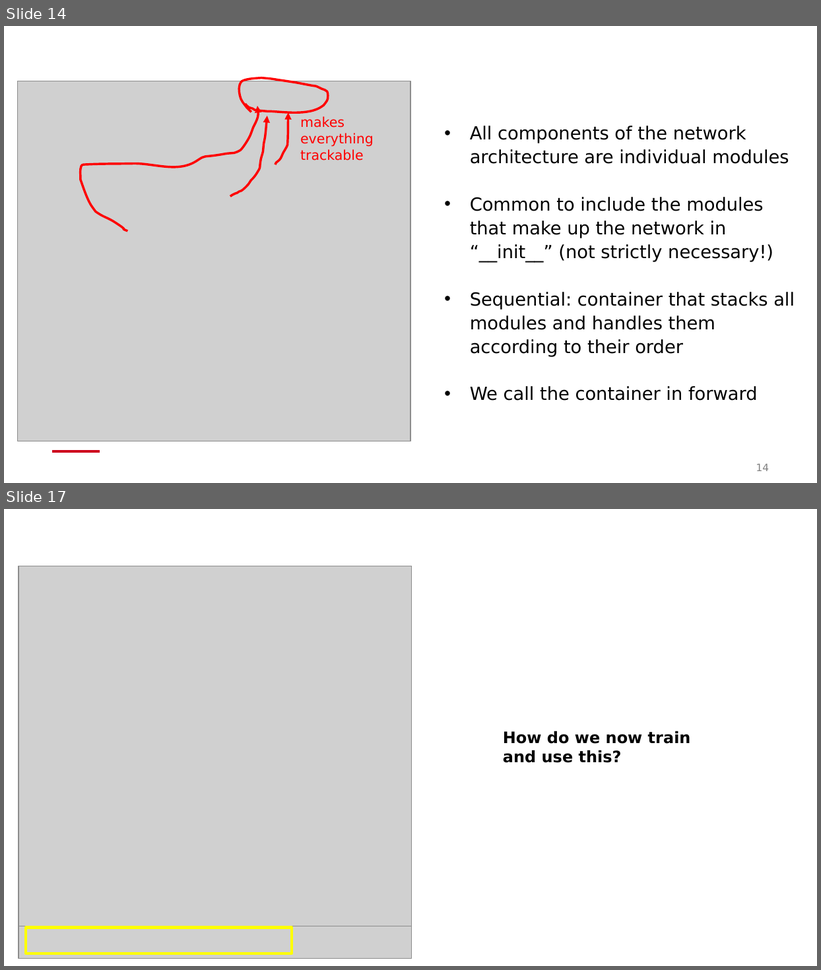
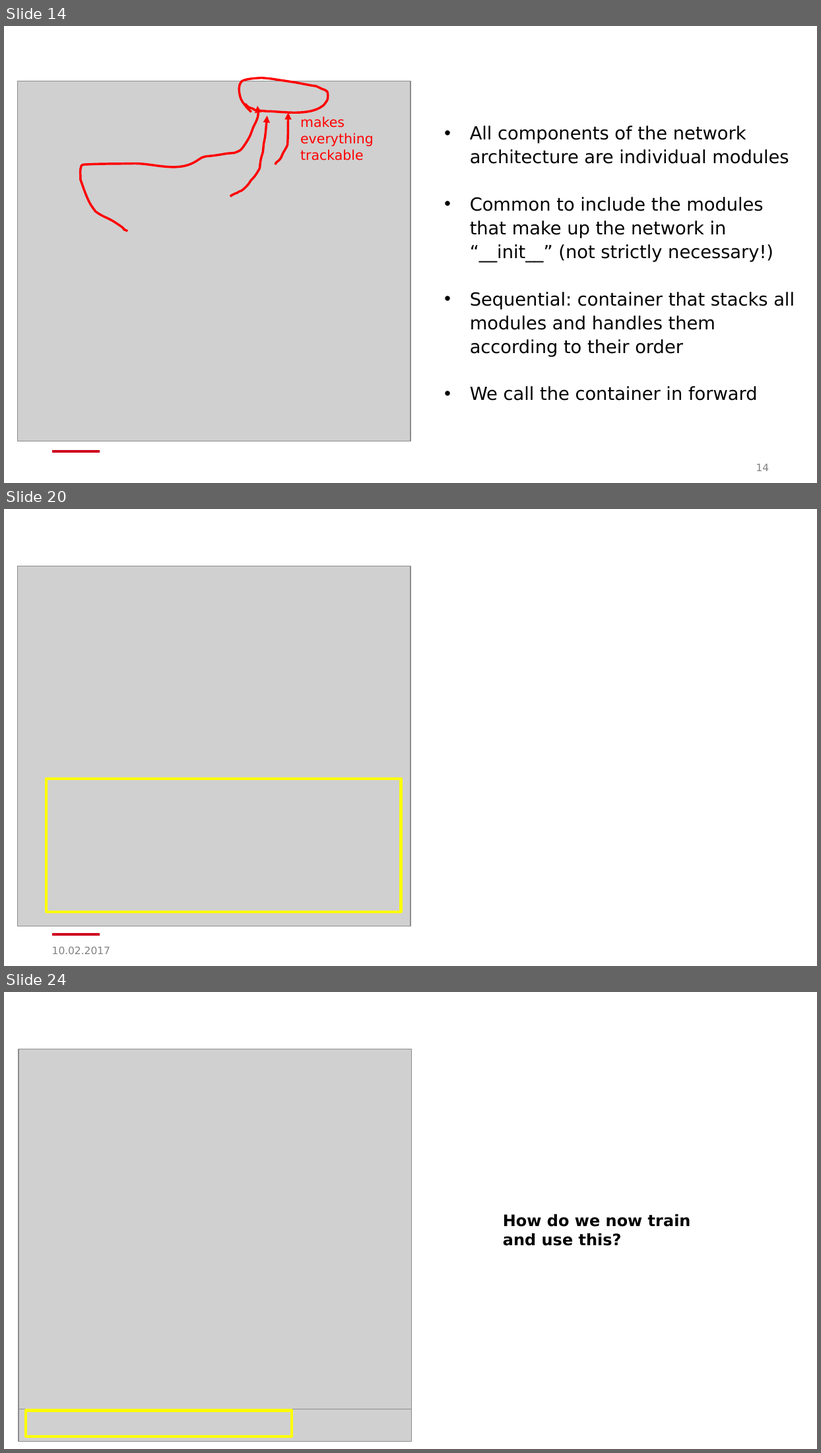
Before and after one commit to BAMeScience/workshop_neural_nets, a slide deck: slides/General_problem_and_PyTorch_example.pptx. Shown one above the other, each under a label of ours: slides 14 and 17 before the commit, slides 14, 20 and 24 after it; the slides between them are not shown. The pictures are 821x970 and 821x1453 pixels, drawn with LibreOffice and Linux fonts; fonts in the diff are those of the drawing; grey boxes stand for pictures; background and template pictures are left out. Boxes give left, top, right and bottom in pixels: in the first picture for what was removed or moved away, otherwise in the second. Text is boxed around its words. In the diff, an @@ line names an element or a change of style, - is before the commit and + after.

```diff
--- a/slides/General_problem_and_PyTorch_example.pptx
+++ b/slides/General_problem_and_PyTorch_example.pptx
@@ slide 20 added at (4, 509, 817, 966), background #FFFFFF; not listed: 1 template element that a slide beside it also shows @@
@@ picture added at (18, 566, 411, 926) @@
@@ rectangle added at (46, 779, 401, 912), outline #FFFF00 2.5 pt @@
@@ text added at (52, 947, 110, 955), 9 pt, text #808080 @@
+10.02.2017
@@ what was slide 17 is now slide 24 @@
```
Also in this commit, not shown: 2 slides changed, 6 other slides added, 1 slide removed.
